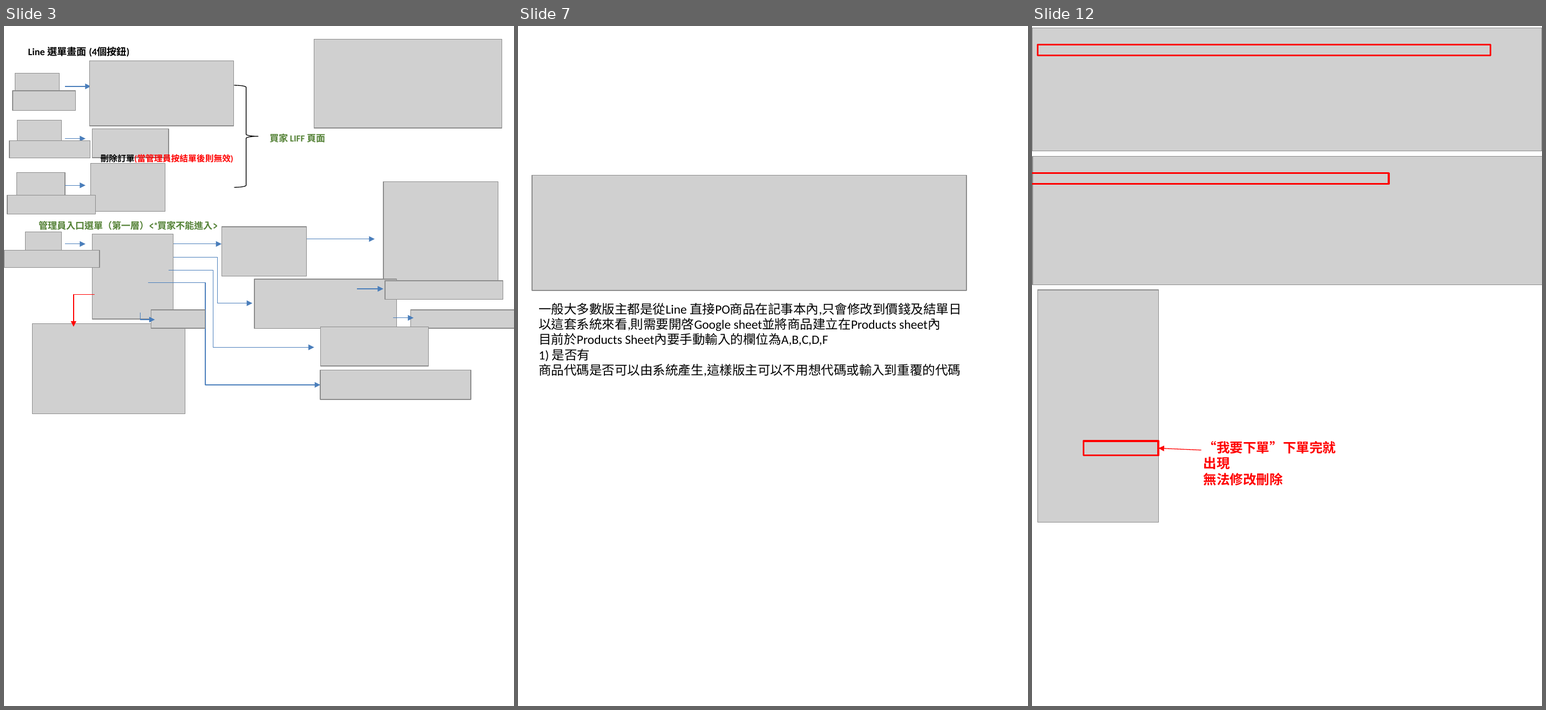
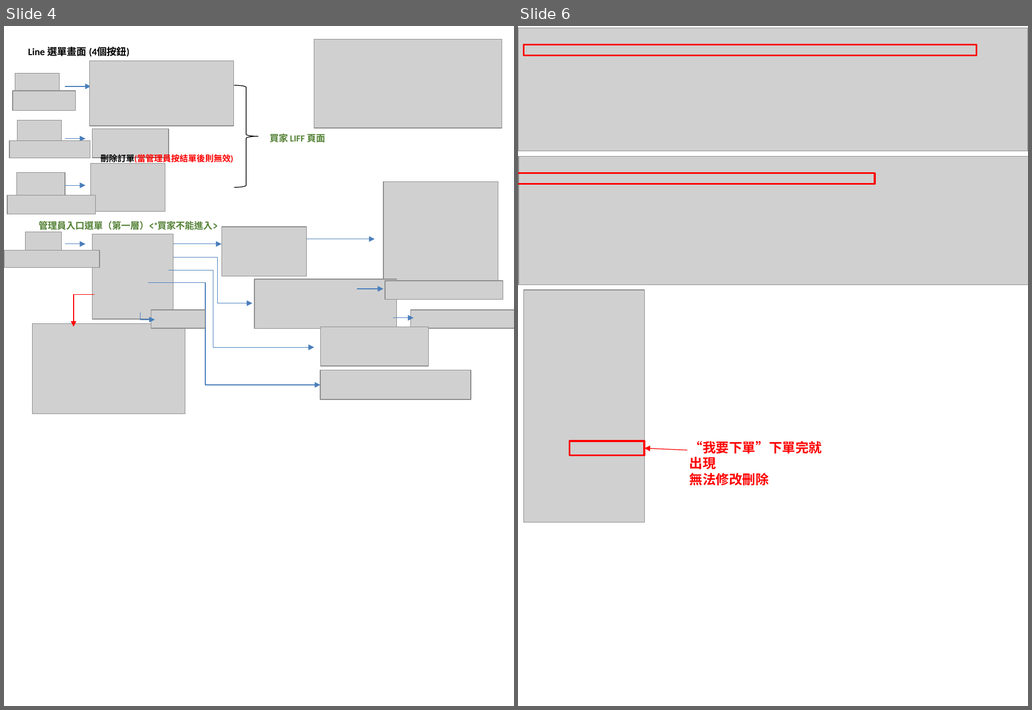
Before and after one commit to tan4598548-bot/line-group-buy-bot, a slide deck: 1-Final/新增 Microsoft PowerPoint 簡報 (5) [自動儲存].pptx. Shown side by side, each under a label of ours: slides 3, 7 and 12 before the commit, slides 4 and 6 after it; the slides between them are not shown. The pictures are 1546x710 and 1032x710 pixels, drawn with LibreOffice and Linux fonts; fonts in the diff are those of the drawing; grey boxes stand for pictures. Boxes give left, top, right and bottom in pixels: in the first picture for what was removed or moved away, otherwise in the second. Text is boxed around its words. In the diff, an @@ line names an element or a change of style, - is before the commit and + after.

```diff
--- a/1-Final/新增 Microsoft PowerPoint 簡報 (5) [自動儲存].pptx
+++ b/1-Final/新增 Microsoft PowerPoint 簡報 (5) [自動儲存].pptx
@@ slide 7 removed at bbox=[518, 26, 1028, 706], background #FFFFFF @@
@@ picture removed at bbox=[532, 175, 967, 291] @@
@@ text removed at bbox=[539, 303, 962, 376] @@
-一般大多數版主都是從Line 直接PO商品在記事本內,只會修改到價錢及結單日
-以這套系統來看,則需要開啓Google sheet並將商品建立在Products sheet內
-目前於Products Sheet內要手動輸入的欄位為A,B,C,D,F
-1) 是否有
-商品代碼是否可以由系統產生,這樣版主可以不用想代碼或輸入到重覆的代碼
@@ what was slide 3 is now slide 4 @@
@@ what was slide 12 is now slide 6 @@
```
Also in this commit, not shown: 3 slides added, 8 other slides removed, 18 other files.
